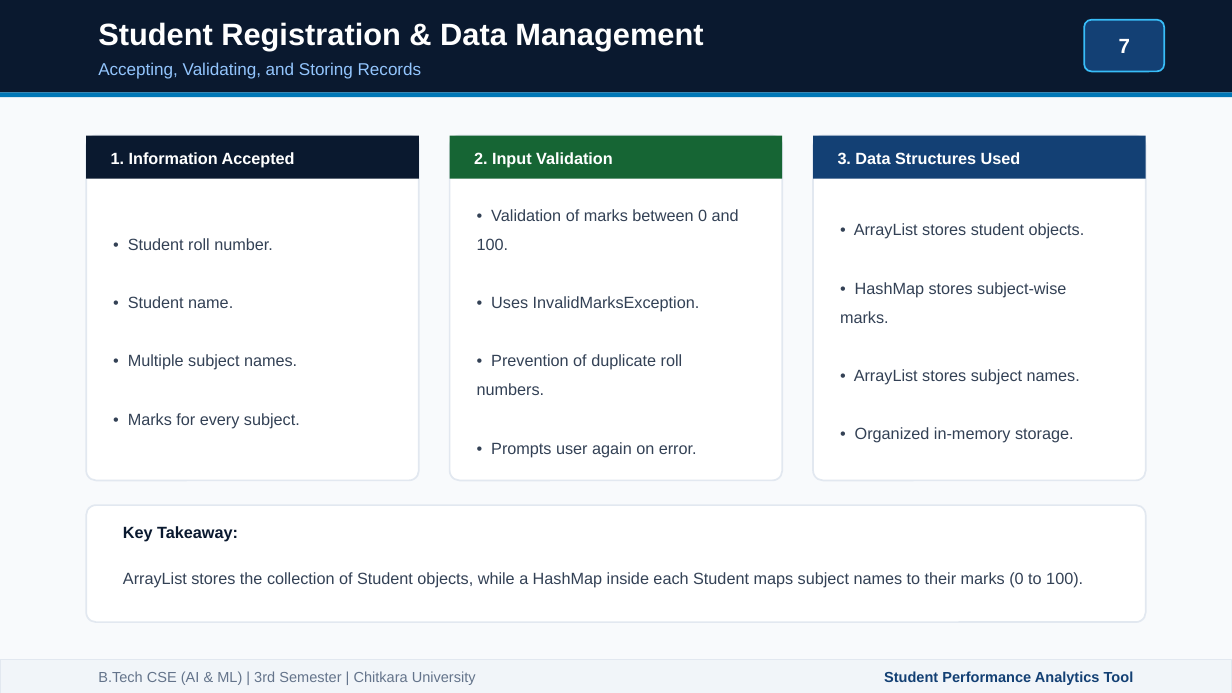
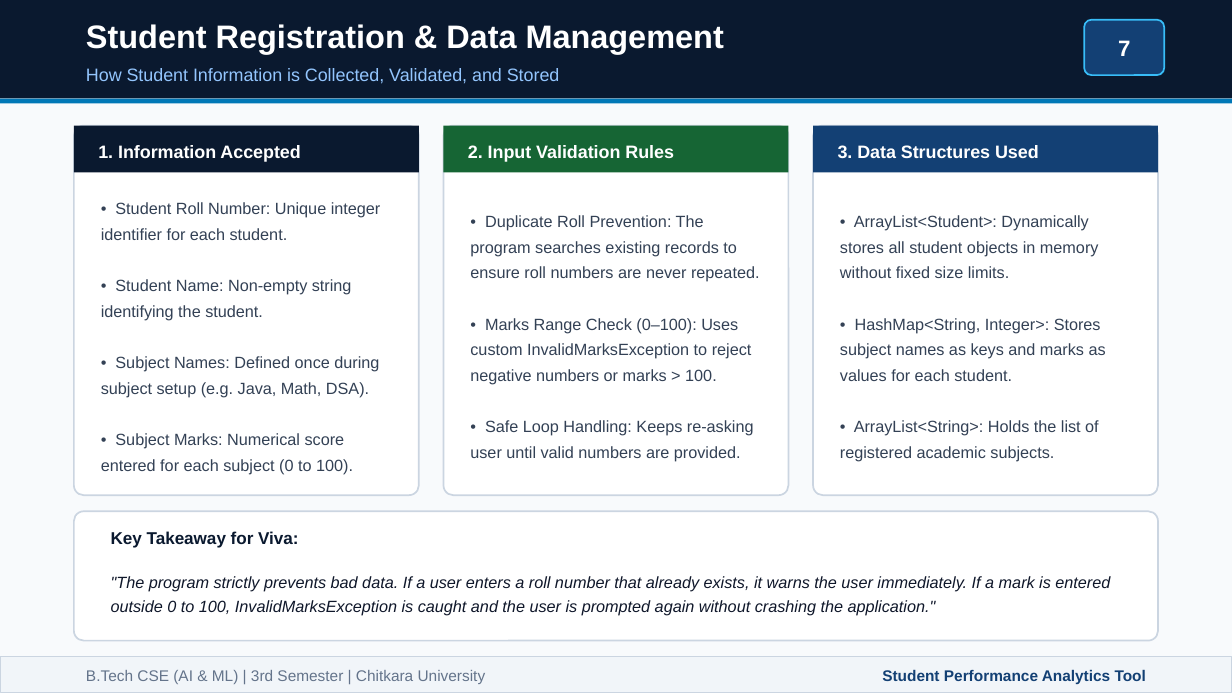
Before and after one commit to Tanmay-Arora19/java_project_sem3, a slide deck: slide 7 of Student_Performance_Analytics_Presentation.pptx. Drawn at 1232x693 pixels with LibreOffice and Linux fonts; fonts in the diff are those of the drawing. Boxes give left, top, right and bottom in pixels: in the first picture for what was removed or moved away, otherwise in the second. Text is boxed around its words. In the diff, an @@ line names an element or a change of style, - is before the commit and + after.

Commit message:
Enhance font sizes, fill multi-container slides, and refine visual balance

```diff
--- a/Student_Performance_Analytics_Presentation.pptx
+++ b/Student_Performance_Analytics_Presentation.pptx
@@ rectangle: place and size @@
-rectangle at (0, 0, 1232, 92)
+rectangle at (0, 0, 1232, 99)
@@ text "Student Registration & Data Management": place and size @@
-text "Student Registration & Data Management" at (98, 22, 703, 51)
+text "Student Registration & Data Management" at (86, 24, 724, 54)
@@ text "Student Registration & Data Management" at (86, 24, 724, 54): size 18 to 19 pt @@
@@ text "7" at (1118, 40, 1130, 56): size 12 to 13 pt @@
@@ rounded rectangle: place and size @@
-rounded rectangle at (1084, 20, 1164, 71)
+rounded rectangle at (1084, 20, 1164, 75)
@@ rounded rectangle at (1084, 20, 1164, 75): proportions changed @@
@@ text at (86, 68, 560, 84): text changed; size 10 to 10.5 pt @@
-Accepting, Validating, and Storing Records
+How Student Information is Collected, Validated, and Stored
@@ rectangle: place and size @@
-rectangle at (0, 92, 1232, 97)
+rectangle at (0, 99, 1232, 103)
@@ rectangle: place and size @@
-rectangle at (86, 136, 419, 179)
+rectangle at (74, 126, 419, 172)
@@ rounded rectangle: place and size @@
-rounded rectangle at (86, 136, 419, 480)
+rounded rectangle at (74, 126, 419, 495)
@@ text "1. Information Accepted": place and size @@
-text "1. Information Accepted" at (111, 152, 295, 168)
+text "1. Information Accepted" at (98, 145, 300, 162)
@@ text "1. Information Accepted" at (98, 145, 300, 162): size 9.5 to 10.5 pt @@
@@ rectangle: place and size @@
-rectangle at (450, 136, 782, 179)
+rectangle at (444, 126, 788, 172)
@@ rounded rectangle: place and size @@
-rounded rectangle at (450, 136, 782, 480)
+rounded rectangle at (444, 126, 788, 495)
@@ text at (468, 145, 674, 162): text changed; size 9.5 to 10.5 pt @@
-2. Input Validation
+2. Input Validation Rules
@@ rectangle: place and size @@
-rectangle at (813, 136, 1146, 179)
+rectangle at (813, 126, 1158, 172)
@@ rounded rectangle: place and size @@
-rounded rectangle at (813, 136, 1146, 480)
+rounded rectangle at (813, 126, 1158, 495)
@@ text "3. Data Structures Used" at (838, 145, 1039, 158): size 9.5 to 10.5 pt @@
@@ text "3. Data Structures Used": place and size @@
-text "3. Data Structures Used" at (838, 152, 1021, 164)
+text "3. Data Structures Used" at (838, 145, 1039, 158)
@@ text at (101, 202, 381, 474): text changed @@
-• Student roll number.
-• Student name.
-• Multiple subject names.
-• Marks for every subject.
+• Student Roll Number: Unique integer identifier for each student.
+• Student Name: Non-empty string identifying the student.
+• Subject Names: Defined once during subject setup (e.g. Java, Math, DSA).
+• Subject Marks: Numerical score entered for each subject (0 to 100).
@@ text at (470, 215, 759, 462): text changed @@
-• Validation of marks between 0 and 100.
-• Uses InvalidMarksException.
-• Prevention of duplicate roll numbers.
-• Prompts user again on error.
+• Duplicate Roll Prevention: The program searches existing records to ensure roll numbers are never repeated.
+• Marks Range Check (0–100): Uses custom InvalidMarksException to reject negative numbers or marks > 100.
+• Safe Loop Handling: Keeps re-asking user until valid numbers are provided.
@@ text at (840, 215, 1106, 462): text changed @@
-• ArrayList stores student objects.
-• HashMap stores subject-wise marks.
-• ArrayList stores subject names.
-• Organized in-memory storage.
+• ArrayList<Student>: Dynamically stores all student objects in memory without fixed size limits.
+• HashMap<String, Integer>: Stores subject names as keys and marks as values for each student.
+• ArrayList<String>: Holds the list of registered academic subjects.
@@ outline #E2E8F0 1 pt to #CBD5E1 1 pt; proportions changed in 4 elements at (444, 126, 788, 495), (813, 126, 1158, 495), (74, 126, 419, 495), (74, 511, 1158, 641) @@
@@ rounded rectangle: place and size @@
-rounded rectangle at (86, 505, 1146, 622)
+rounded rectangle at (74, 511, 1158, 641)
@@ text at (111, 531, 298, 548): text changed; size 9.5 to 10 pt @@
-Key Takeaway:
+Key Takeaway for Viva:
@@ text at (111, 576, 1110, 615): text changed; text colour #334155 to #0F172A; italic on @@
-ArrayList stores the collection of Student objects, while a HashMap inside each Student maps subject names to their marks (0 to 100).
+"The program strictly prevents bad data. If a user enters a roll number that already exists, it warns the user immediately. If a mark is entered outside 0 to 100, InvalidMarksException is caught and the user is prompted again without crashing the application."
@@ rectangle at (0, 657, 1232, 692): outline #E2E8F0 0.5 pt to #CBD5E1 0.5 pt @@
@@ text "B.Tech CSE (AI & ML) ...": place and size @@
-text "B.Tech CSE (AI & ML) ..." at (98, 671, 476, 685)
+text "B.Tech CSE (AI & ML) ..." at (86, 670, 486, 684)
@@ text "B.Tech CSE (AI & ML) ..." at (86, 670, 486, 684): size 8.5 to 9 pt @@
@@ text "Student Performance Analytics Tool" at (882, 669, 1146, 684): size 8.5 to 9 pt @@
```
Also in this commit, not shown: 14 other slides changed, 2 other files.
